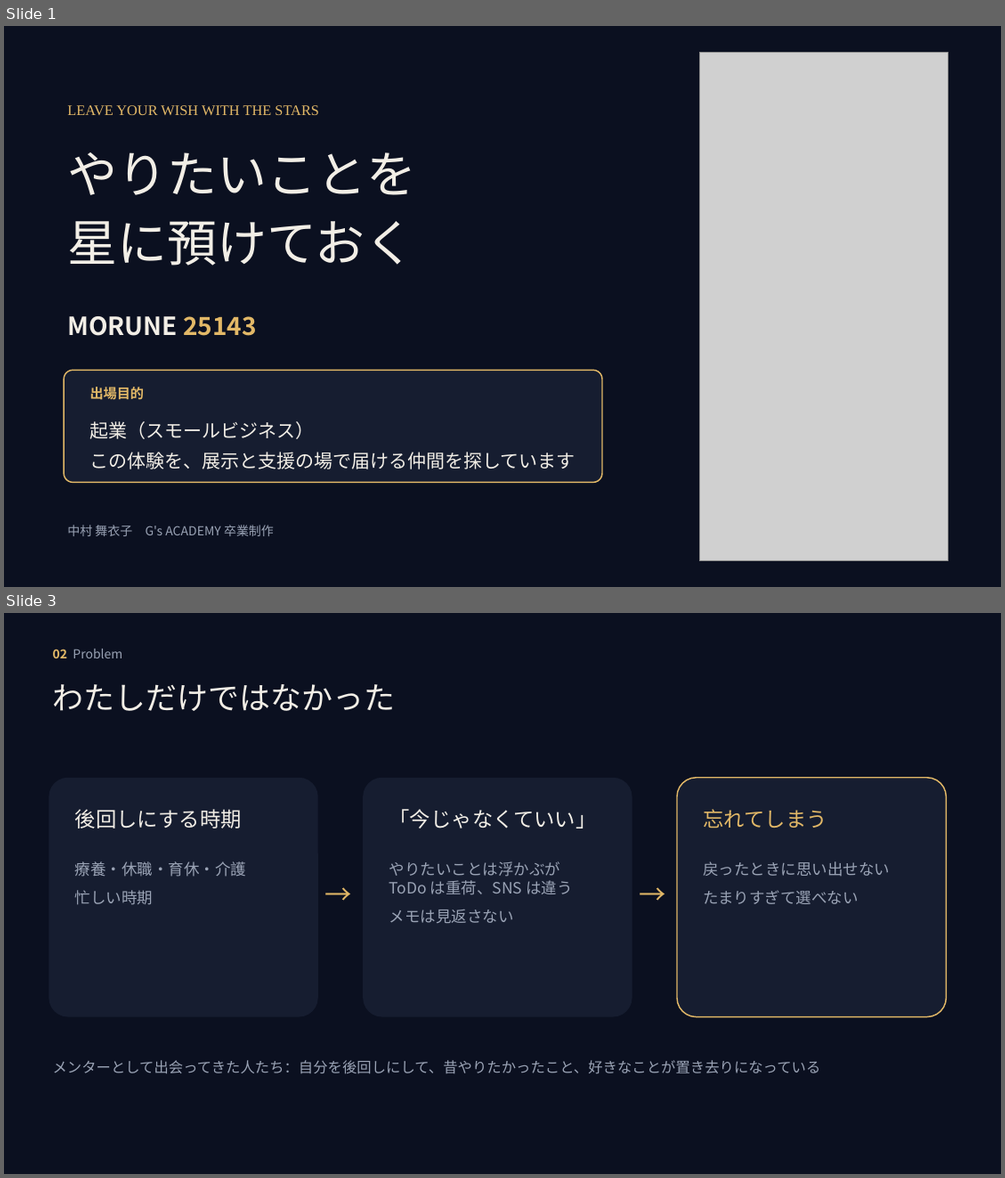
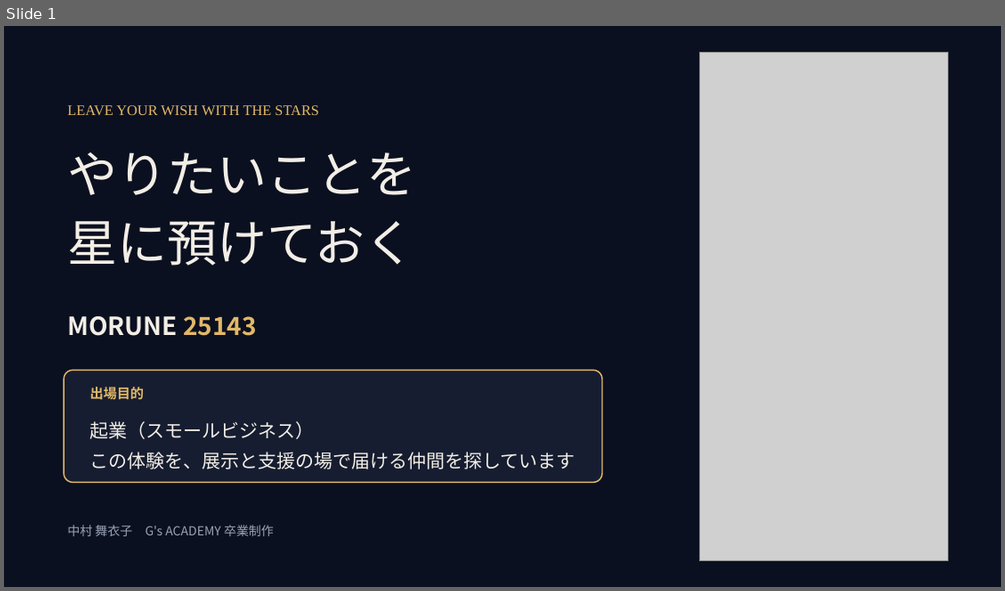
Before and after one commit to mai-san447/hello-earth-25143, a slide deck: deliverables/2026-10-11-gga-selection/MORUNE25143_GGAセレクション_2026-10-12.pptx. Shown one above the other, each under a label of ours: slides 1 and 3 before the commit, slide 1 after it; the slides between them are not shown. The pictures are 1005x1178 and 1005x591 pixels, drawn with LibreOffice and Linux fonts; fonts in the diff are those of the drawing; grey boxes stand for pictures. Boxes give left, top, right and bottom in pixels: in the first picture for what was removed or moved away, otherwise in the second. Text is boxed around its words. In the diff, an @@ line names an element or a change of style, - is before the commit and + after.

```diff
--- a/deliverables/2026-10-11-gga-selection/MORUNE25143_GGAセレクション_2026-10-12.pptx
+++ b/deliverables/2026-10-11-gga-selection/MORUNE25143_GGAセレクション_2026-10-12.pptx
@@ slide 3 removed at bbox=[4, 613, 1001, 1174], background #0B1020 @@
@@ text removed at bbox=[53, 649, 122, 658] @@
-02 Problem
@@ text removed at bbox=[53, 684, 396, 711] @@
-わたしだけではなかった
@@ rounded rectangle removed at bbox=[48, 778, 318, 1017] @@
@@ rounded rectangle removed at bbox=[363, 778, 632, 1017] @@
@@ rounded rectangle removed at bbox=[677, 778, 947, 1017] @@
@@ text removed at bbox=[75, 809, 242, 828] @@
-後回しにする時期
@@ text removed at bbox=[389, 809, 597, 828] @@
-「今じゃなくていい」
@@ text removed at bbox=[703, 809, 827, 828] @@
-忘れてしまう
@@ text removed at bbox=[75, 861, 246, 905] @@
-療養・休職・育休・介護
-忙しい時期
@@ text removed at bbox=[320, 868, 357, 912] @@
-→
@@ text removed at bbox=[389, 861, 572, 923] @@
-やりたいことは浮かぶが
-ToDo は重荷、SNS は違う
-メモは見返さない
@@ text removed at bbox=[633, 868, 671, 912] @@
-→
@@ text removed at bbox=[703, 861, 890, 904] @@
-戻ったときに思い出せない
-たまりすぎて選べない
@@ text removed at bbox=[53, 1060, 821, 1074] @@
-メンターとして出会ってきた人たち：自分を後回しにして、昔やりたかったこと、好きなことが置き去りになっている
```
Also in this commit, not shown: 6 slides changed, 2 slides added, 2 other slides removed, 2 other files.
